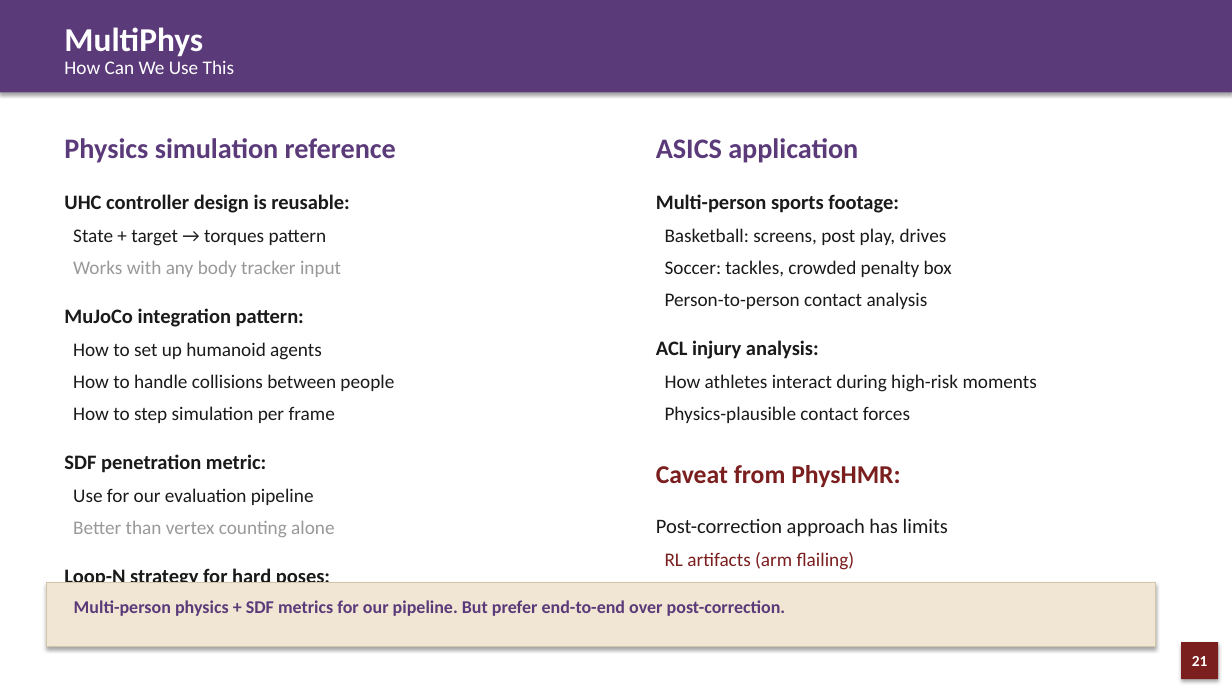
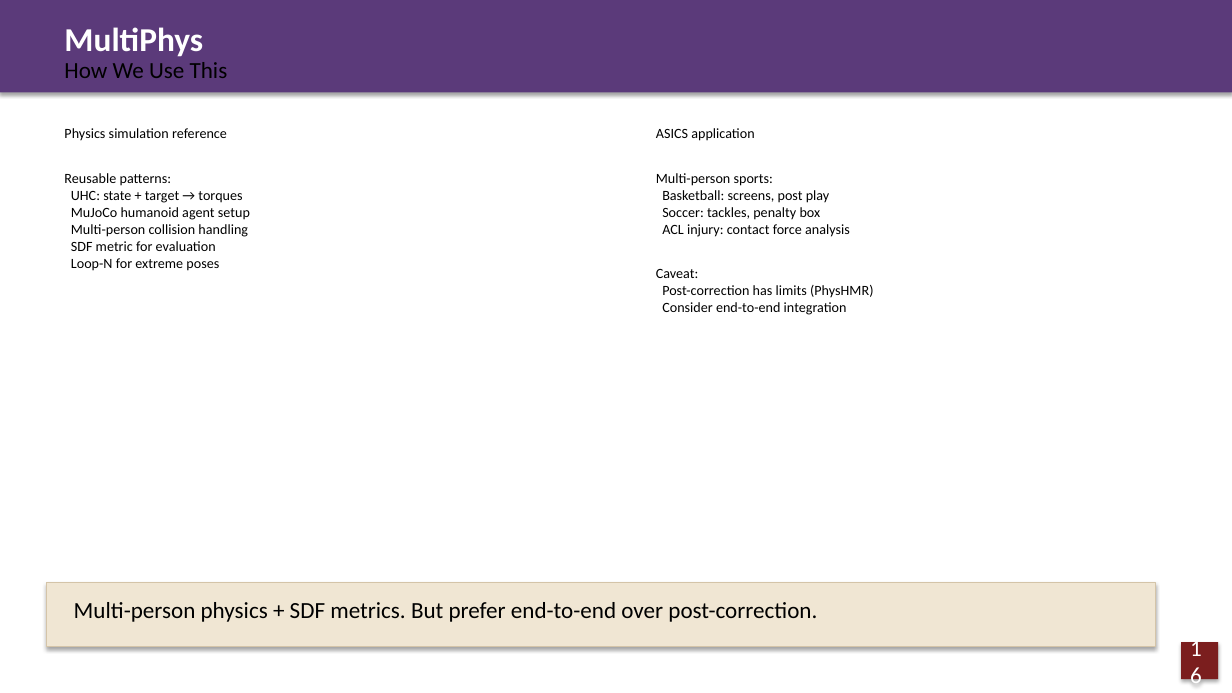
Before and after one commit to JCNTH/Pact3D, a slide deck: slide 16 of Paper_DeepDives.pptx (slide 21 before the commit). Drawn at 1232x693 pixels with LibreOffice and Linux fonts; fonts in the diff are those of the drawing. Boxes give left, top, right and bottom in pixels: in the first picture for what was removed or moved away, otherwise in the second. Text is boxed around its words. In the diff, an @@ line names an element or a change of style, - is before the commit and + after.

```diff
--- a/Paper_DeepDives.pptx
+++ b/Paper_DeepDives.pptx
@@ text at <box>64,62,228,78</box>: text changed; size 15 to 18 pt; text colour #FFFFFF to #000000 @@
-How Can We Use This
+How We Use This
@@ text at <box>64,128,227,141</box>: size 22 to 11 pt, text colour #5B3A7A to #000000, bold off in "Physics simulation reference"; line spacing 30.8pt to 1; less space between paragraphs @@
@@ text at <box>656,128,754,141</box>: size 22 to 11 pt, text colour #5B3A7A to #000000, bold off in "ASICS application"; line spacing 30.8pt to 1; less space between paragraphs @@
@@ text at <box>64,173,250,271</box>: text changed; size 15 to 11 pt; text colour #1A1A1A to #000000 @@
-UHC controller design is reusable:
-State + target → torques pattern
-Works with any body tracker input
-MuJoCo integration pattern:
-How to set up humanoid agents
-How to handle collisions between people
-How to step simulation per frame
-SDF penetration metric:
-Use for our evaluation pipeline
-Better than vertex counting alone
-Loop-N strategy for hard poses:
-Repeat simulation steps for convergence
+Reusable patterns:
+UHC: state + target → torques
+MuJoCo humanoid agent setup
+Multi-person collision handling
+SDF metric for evaluation
+Loop-N for extreme poses
@@ text at <box>656,173,873,315</box>: text changed; size 15 to 11 pt; text colour #1A1A1A to #000000 @@
-Multi-person sports footage:
-Basketball: screens, post play, drives
-Soccer: tackles, crowded penalty box
-Person-to-person contact analysis
-ACL injury analysis:
-How athletes interact during high-risk moments
-Physics-plausible contact forces
-Caveat from PhysHMR:
-Post-correction approach has limits
-RL artifacts (arm flailing)
-2.2× worse foot sliding in some cases
-Consider end-to-end integration instead
+Multi-person sports:
+Basketball: screens, post play
+Soccer: tackles, penalty box
+ACL injury: contact force analysis
+Caveat:
+Post-correction has limits (PhysHMR)
+Consider end-to-end integration
@@ text at <box>74,602,817,622</box>: text changed; size 14 to 18 pt; text colour #5B3A7A to #000000; bold off @@
-Multi-person physics + SDF metrics for our pipeline. But prefer end-to-end over post-correction.
+Multi-person physics + SDF metrics. But prefer end-to-end over post-correction.
@@ text in rectangle at <box>1192,656,1208,666</box>: text changed; size 12 to 18 pt; bold off @@
-21
+16
```
Also in this commit, not shown: 16 other slides changed, 5 slides removed.
